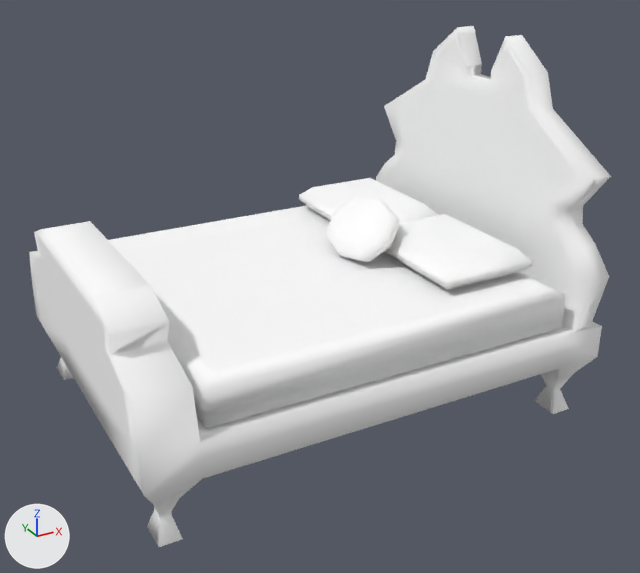
Two versions of the FBX model BPC/FBX/Bedroom/EN_BED.fbx, one commit apart.
Rendered twice from a 50 mm lens placed at (-3.65, -3.59, 3.04), pointed at (-1.2, 0.87, 0.81). The lights are fixed; the arrows at lower left show +X, +Y and +Z. Where no turn or scale is listed for an object, it has been applied to the vertices.
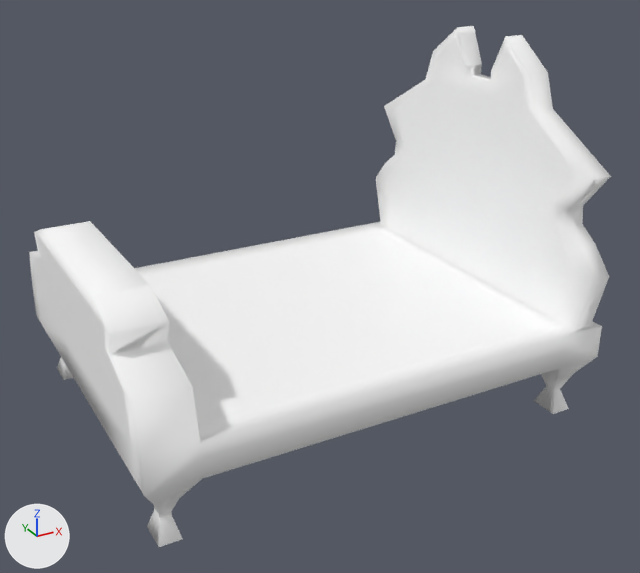
What changed in the scene script:
```text
Remove ob_pcube6:
    ob_pcube6 = bpy.data.objects.new('pCube6', me_mesh_002)
    ob_pcube6.location = (-1.178, 1.062, 0.741)
Remove ob_pcube14:
    ob_pcube14 = bpy.data.objects.new('pCube14', me_mesh_004)
    ob_pcube14.location = (-0.809, 1.02, 1.08)
Remove ob_pcube7:
    ob_pcube7 = bpy.data.objects.new('pCube7', me_mesh_001)
    ob_pcube7.location = (-0.414, 1.595, 0.989)
Remove ob_pcube15:
    ob_pcube15 = bpy.data.objects.new('pCube15', me_mesh_003)
    ob_pcube15.location = (-0.414, 0.633, 0.989)
```

Where the change shows, as pixel boxes (x1, y1, x2, y2) in the pictures (640 x 573 px):
'pCube6', deleted: before (108, 206, 566, 428)
'pCube15', deleted: before (384, 214, 532, 290)
'pCube14', deleted: before (326, 196, 400, 262)
'pCube7', deleted: before (299, 178, 438, 223)
